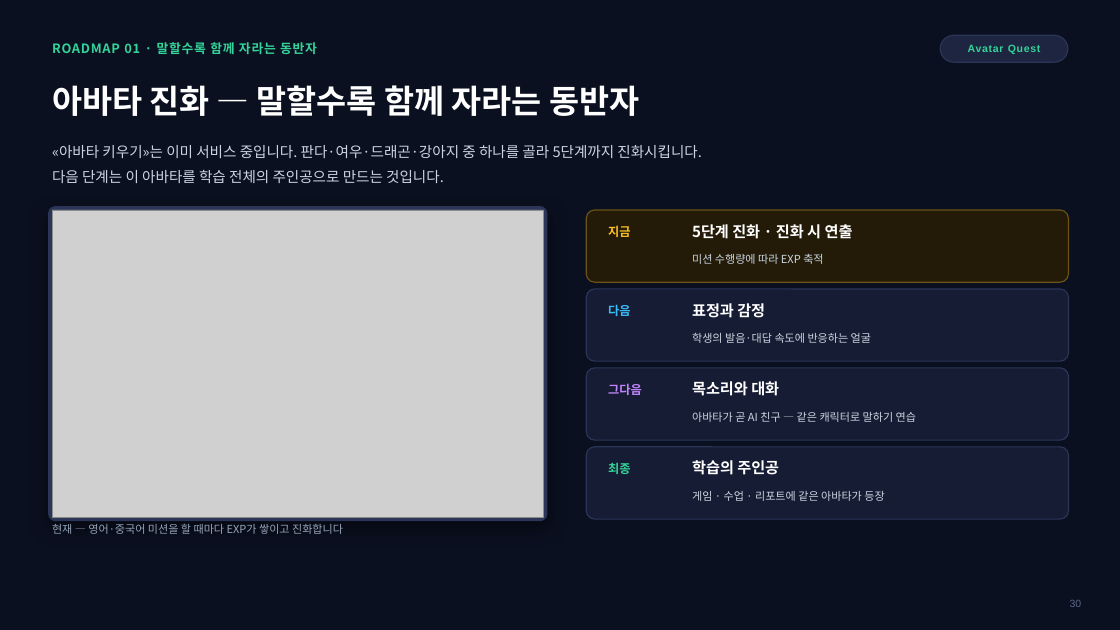
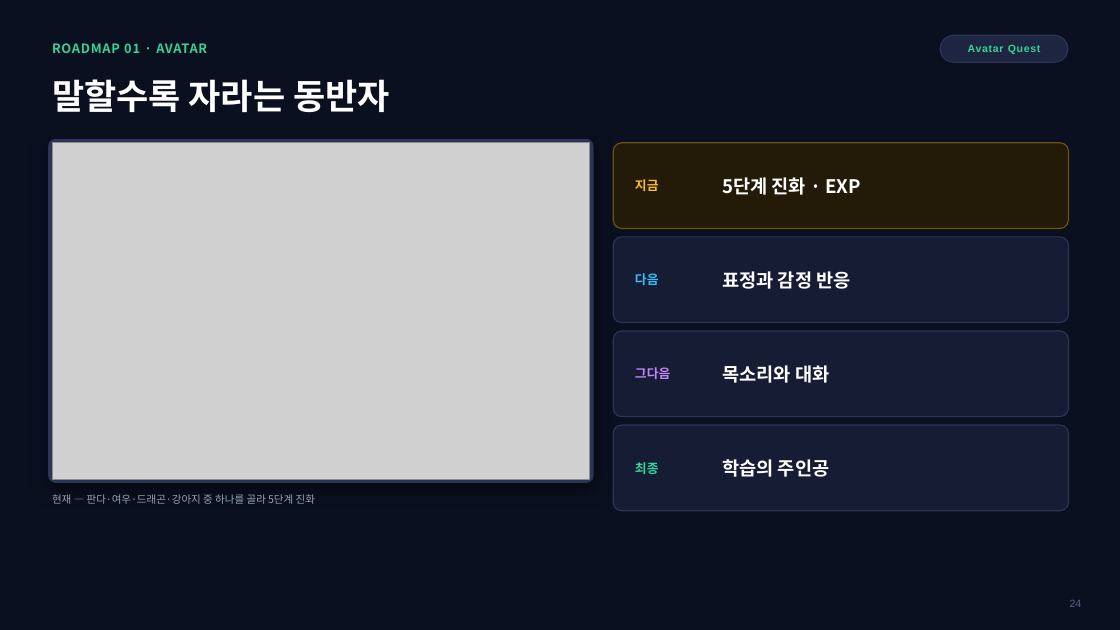
Before and after one commit to navy111p-sudo/mangoiweb, a slide deck: slide 24 of docs/MANGO_AI_안내_통합본_2026-08-17.pptx (slide 30 before the commit). Drawn at 1120x630 pixels with LibreOffice and Linux fonts; fonts in the diff are those of the drawing; grey boxes stand for pictures; background and template pictures are left out. Boxes give left, top, right and bottom in pixels: in the first picture for what was removed or moved away, otherwise in the second. Text is boxed around its words. In the diff, an @@ line names an element or a change of style, - is before the commit and + after.

```diff
--- a/docs/MANGO_AI_안내_통합본_2026-08-17.pptx
+++ b/docs/MANGO_AI_안내_통합본_2026-08-17.pptx
@@ text at (52,43,207,53): text changed @@
-ROADMAP 01 · 말할수록 함께 자라는 동반자
+ROADMAP 01 · AVATAR
@@ text at (52,79,390,112): text changed; size 28 to 30 pt @@
-아바타 진화 — 말할수록 함께 자라는 동반자
+말할수록 자라는 동반자
@@ rounded rectangle: place and size @@
-rounded rectangle at (49,207,547,521)
+rounded rectangle at (49,139,593,482)
@@ picture: place and size @@
-picture at (52,210,544,518)
+picture at (52,143,590,479)
@@ text removed at (52,145,701,183) @@
-«아바타 키우기»는 이미 서비스 중입니다. 판다·여우·드래곤·강아지 중 하나를 골라 5단계까지 진화시킵니다.
-다음 단계는 이 아바타를 학습 전체의 주인공으로 만드는 것입니다.
@@ rounded rectangle: place and size @@
-rounded rectangle at (586,210,1069,282)
+rounded rectangle at (613,143,1069,229)
@@ size 10.5 to 11 pt in 4 elements at (635,462,659,474), (635,367,670,379), (635,273,659,285), (635,179,659,191) @@
@@ text "지금": place and size @@
-text "지금" at (608,225,630,237)
+text "지금" at (635,179,659,191)
@@ text at (722,177,862,195): text changed; size 13 to 16 pt @@
-5단계 진화 · 진화 시 연출
+5단계 진화 · EXP
@@ rounded rectangle: place and size @@
-rounded rectangle at (586,289,1069,361)
+rounded rectangle at (613,237,1069,323)
@@ text "다음": place and size @@
-text "다음" at (608,304,630,316)
+text "다음" at (635,273,659,285)
@@ text removed at (692,254,823,264) @@
-미션 수행량에 따라 EXP 축적
@@ text at (722,271,850,289): text changed; size 13 to 16 pt @@
-표정과 감정
+표정과 감정 반응
@@ proportions changed in 5 elements at (613,425,1069,511), (613,237,1069,323), (49,139,593,482), (613,143,1069,229), (613,331,1069,417) @@
@@ rounded rectangle: place and size @@
-rounded rectangle at (586,447,1069,519)
+rounded rectangle at (613,331,1069,417)
@@ text "그다음": place and size @@
-text "그다음" at (608,383,642,395)
+text "그다음" at (635,367,670,379)
@@ text removed at (692,333,871,343) @@
-학생의 발음·대답 속도에 반응하는 얼굴
@@ text "목소리와 대화" at (722,365,829,383): size 13 to 16 pt @@
@@ text "목소리와 대화": place and size @@
-text "목소리와 대화" at (692,381,779,396)
+text "목소리와 대화" at (722,365,829,383)
@@ text removed at (692,412,916,422) @@
-아바타가 곧 AI 친구 — 같은 캐릭터로 말하기 연습
@@ rounded rectangle: place and size @@
-rounded rectangle at (586,368,1069,440)
+rounded rectangle at (613,425,1069,511)
@@ text "최종": place and size @@
-text "최종" at (608,462,630,474)
+text "최종" at (635,462,659,474)
@@ text "학습의 주인공": place and size @@
-text "학습의 주인공" at (692,460,779,475)
+text "학습의 주인공" at (722,459,829,477)
@@ text "학습의 주인공" at (722,459,829,477): size 13 to 16 pt @@
@@ text added at (52,494,315,504), 9 pt, text #94A3B8 @@
+현재 — 판다·여우·드래곤·강아지 중 하나를 골라 5단계 진화
@@ text removed at (692,491,884,501) @@
-게임 · 수업 · 리포트에 같은 아바타가 등장
@@ text removed at (52,524,343,534) @@
-현재 — 영어·중국어 미션을 할 때마다 EXP가 쌓이고 진화합니다
```
Also in this commit, not shown: 20 other slides changed, 7 slides added, 15 slides removed.
